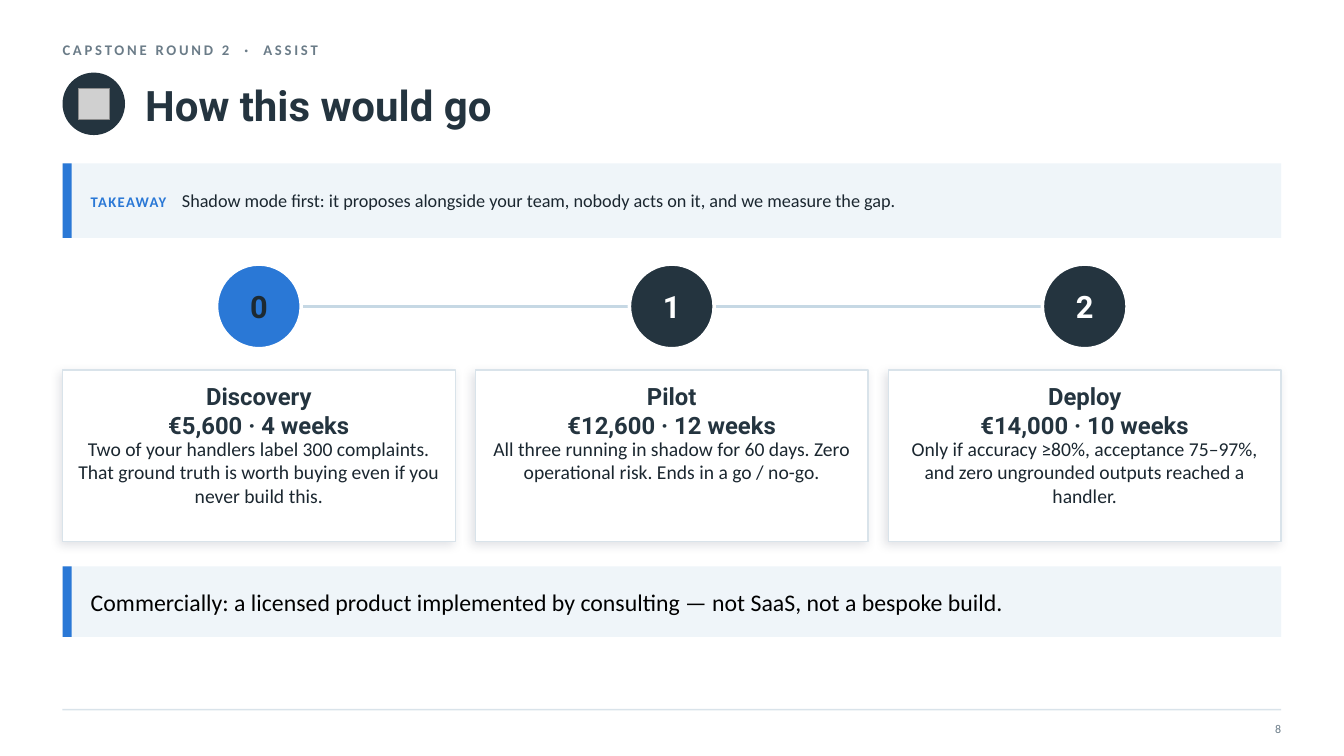
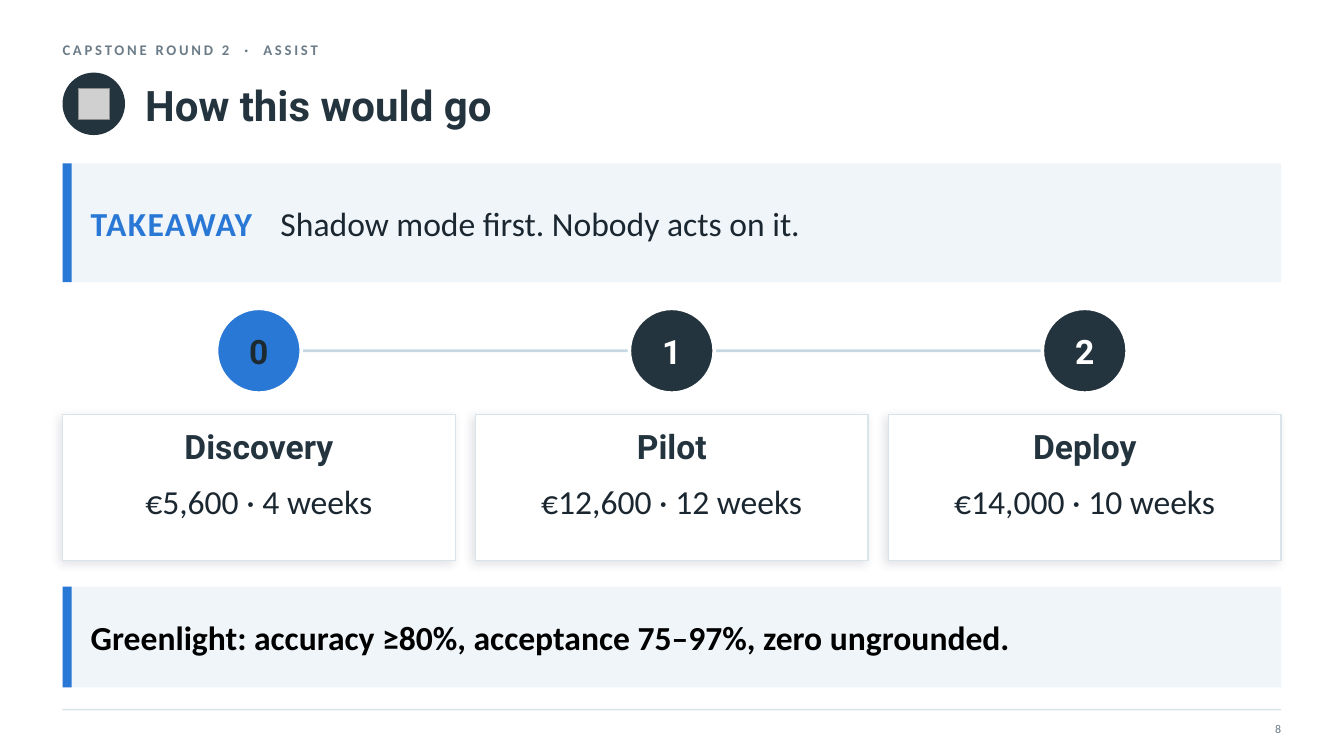
Before and after one commit to nyelugo/PROJECT-Capstone-AI-Consulting, a slide deck: slide 9 of presentation.pptx. Drawn at 1344x756 pixels with LibreOffice and Linux fonts; fonts in the diff are those of the drawing; grey boxes stand for pictures. Boxes give left, top, right and bottom in pixels: in the first picture for what was removed or moved away, otherwise in the second. Text is boxed around its words. In the diff, an @@ line names an element or a change of style, - is before the commit and + after.

```diff
--- a/presentation.pptx
+++ b/presentation.pptx
@@ rectangle: place and size @@
-rectangle at <box>63,163,1281,238</box>
+rectangle at <box>63,163,1281,282</box>
@@ rectangle: place and size @@
-rectangle at <box>63,163,72,238</box>
+rectangle at <box>63,163,72,282</box>
@@ text at <box>91,212,799,242</box>: text changed; size 13 to 24 pt @@
-TAKEAWAY Shadow mode first: it proposes alongside your team, nobody acts on it, and we measure the gap.
+TAKEAWAY Shadow mode first. Nobody acts on it.
@@ 3 texts, 3 ellipses, 1 line: place and size @@
-3 texts, 3 ellipses, 1 line at <box>217,264,1127,349</box>
+3 texts, 3 ellipses, 1 line at <box>217,309,1127,393</box>
@@ size 22 to 24 pt in 3 elements at <box>249,340,268,365</box>, <box>662,340,681,364</box>, <box>1075,339,1094,364</box> @@
@@ rectangle: place and size @@
-rectangle at <box>63,370,456,541</box>
+rectangle at <box>63,414,456,561</box>
@@ text at <box>168,416,349,438</box>: paragraph removed @@
-€5,600 · 4 weeks
@@ rectangle: place and size @@
-rectangle at <box>476,370,869,541</box>
+rectangle at <box>476,414,869,561</box>
@@ text at <box>567,416,776,438</box>: paragraph removed @@
-€12,600 · 12 weeks
@@ rectangle: place and size @@
-rectangle at <box>888,370,1281,541</box>
+rectangle at <box>888,414,1281,561</box>
@@ text at <box>980,416,1188,438</box>: paragraph removed @@
-€14,000 · 10 weeks
@@ text "Discovery": place and size @@
-text "Discovery" at <box>168,387,349,438</box>
+text "Discovery" at <box>184,434,333,466</box>
@@ text "Pilot": place and size @@
-text "Pilot" at <box>567,387,776,438</box>
+text "Pilot" at <box>637,433,707,460</box>
@@ size 17 to 24 pt in 3 elements at <box>184,434,333,466</box>, <box>637,433,707,460</box>, <box>1033,433,1136,466</box> @@
@@ text "Deploy": place and size @@
-text "Deploy" at <box>980,387,1188,438</box>
+text "Deploy" at <box>1033,433,1136,466</box>
@@ text at <box>145,490,372,518</box>: text changed; size 14 to 24 pt @@
-Two of your handlers label 300 complaints. That ground truth is worth buying even if you never build this.
+€5,600 · 4 weeks
@@ text at <box>541,490,802,518</box>: text changed; size 14 to 24 pt @@
-All three running in shadow for 60 days. Zero operational risk. Ends in a go / no-go.
+€12,600 · 12 weeks
@@ text at <box>954,490,1215,518</box>: text changed; size 14 to 24 pt @@
-Only if accuracy ≥80%, acceptance 75–97%, and zero ungrounded outputs reached a handler.
+€14,000 · 10 weeks
@@ rectangle: place and size @@
-rectangle at <box>63,567,1281,637</box>
+rectangle at <box>63,587,1281,688</box>
@@ rectangle: place and size @@
-rectangle at <box>63,567,72,637</box>
+rectangle at <box>63,587,72,688</box>
@@ text at <box>91,626,1010,656</box>: text changed; size 17 to 24 pt; bold on @@
-Commercially: a licensed product implemented by consulting — not SaaS, not a bespoke build.
+Greenlight: accuracy ≥80%, acceptance 75–97%, zero ungrounded.
```
Also in this commit, not shown: 16 other slides changed, 3 other files.
